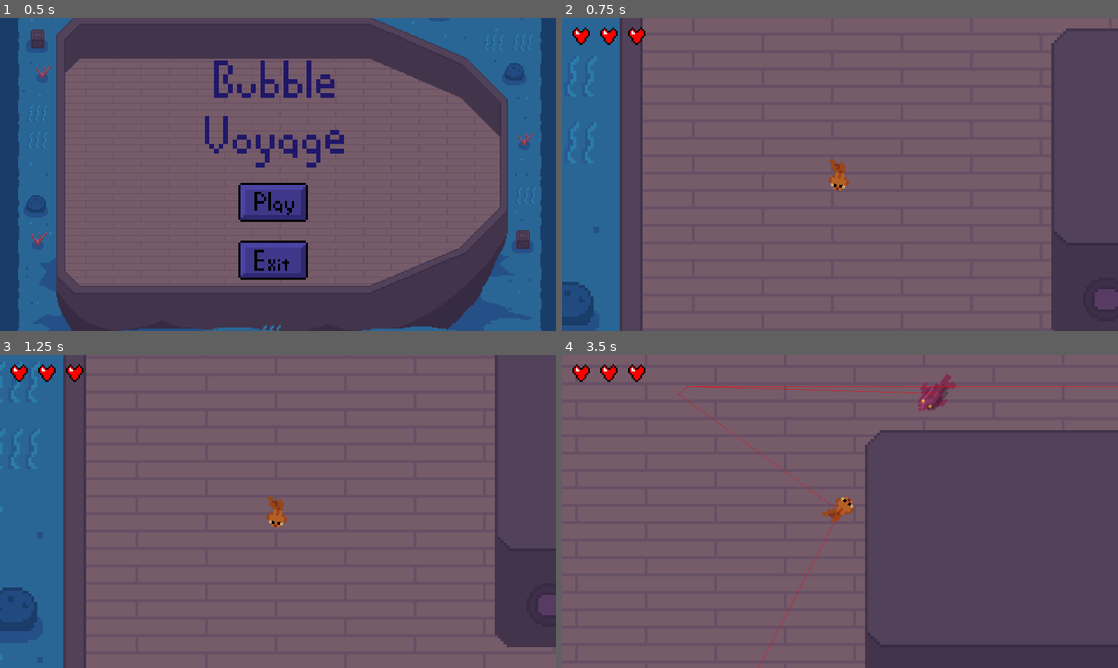
Above: before the commit, frames 1-4 (two rows, left to right).
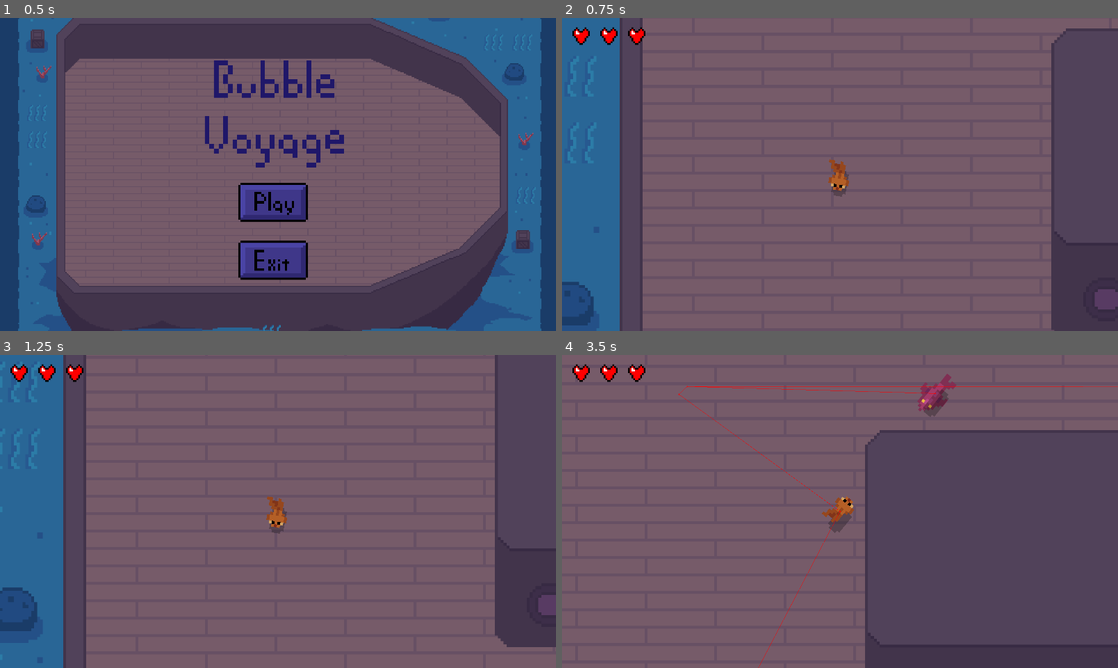
Above: after the commit, the same moments.

Repository: canaryincoalmine/Fish-Society-and-its-Bubbles
Game: Godot game, scene res://Code/Screens/TitleScreen.tscn
Two runs of this game, one before a commit and one after it. Both use one fixed random seed, a clock stepped at 60 frames per second and the inputs below.
Inputs (mouse positions are in pixels of both pictures, inside the frame that each line leads up to):
- Up to frame 1 (0.5 s): no input
- Up to frame 2 (0.75 s): click (834, 202) at 0.5 s
- Up to frame 3 (1.25 s): no input
- Up to frame 4 (3.5 s): move the mouse to (962, 495) at 1.27 s; tap Space (dash) at 1.35, 2.85 s; move the mouse to (728, 527) at 2.02 s; click (728, 527) at 2.1 s; move the mouse to (895, 442) at 2.77 s

Frame 1 is identical in both runs. In frame 2, less than 0.1% of the frame differs, in the area x 48-52%, y 48-58%; in frame 3, less than 0.1%; in frame 4, 0.3%, in the area x 47-70%, y 9-57%.

Commit message:
shadow fix

Diff:
--- a/Code/Enemies/Cod/cod.gd
+++ b/Code/Enemies/Cod/cod.gd
@@ -35,7 +35,7 @@
 			$DashTimer.start()
 			await get_tree().create_timer(0.7).timeout
 			dashing = false
-		$Shadow.global_position = global_position + Vector2(0, 10)
+		$Shadow.global_position = global_position + Vector2(0, 30)
 		move_and_slide()
 
 func take_damage(damage):
--- a/Code/Player/player.gd
+++ b/Code/Player/player.gd
@@ -61,7 +61,7 @@
 
 func _physics_process(delta: float) -> void:
 	get_input()
-	$Shadow.global_position = global_position + Vector2(0, 10)
+	$Shadow.global_position = global_position + Vector2(0, 30)
 	move_and_slide()
 	#var collision = move_and_collide(Vector2(velocity.x, velocity.y) * delta)
 	#if collision and "id" in collision.get_collider() and collision.get_collider().id == "enemy":
--- a/Code/Screens/Level 1.tscn
+++ b/Code/Screens/Level 1.tscn
@@ -26,6 +26,7 @@
 
 [node name="Sprite2D" type="Sprite2D" parent="."]
 show_behind_parent = true
+z_index = -1
 scale = Vector2(10, 10)
 texture = ExtResource("2_tciqi")
 
@@ -50,6 +51,7 @@
 
 [node name="MainBackground" type="Sprite2D" parent="NavigationRegion2D2"]
 show_behind_parent = true
+z_index = -1
 scale = Vector2(10, 10)
 texture = ExtResource("2_8mxin")
 
Not shown: 1 places in Code/Screens/TitleScreen.tscn that only renumber resources
